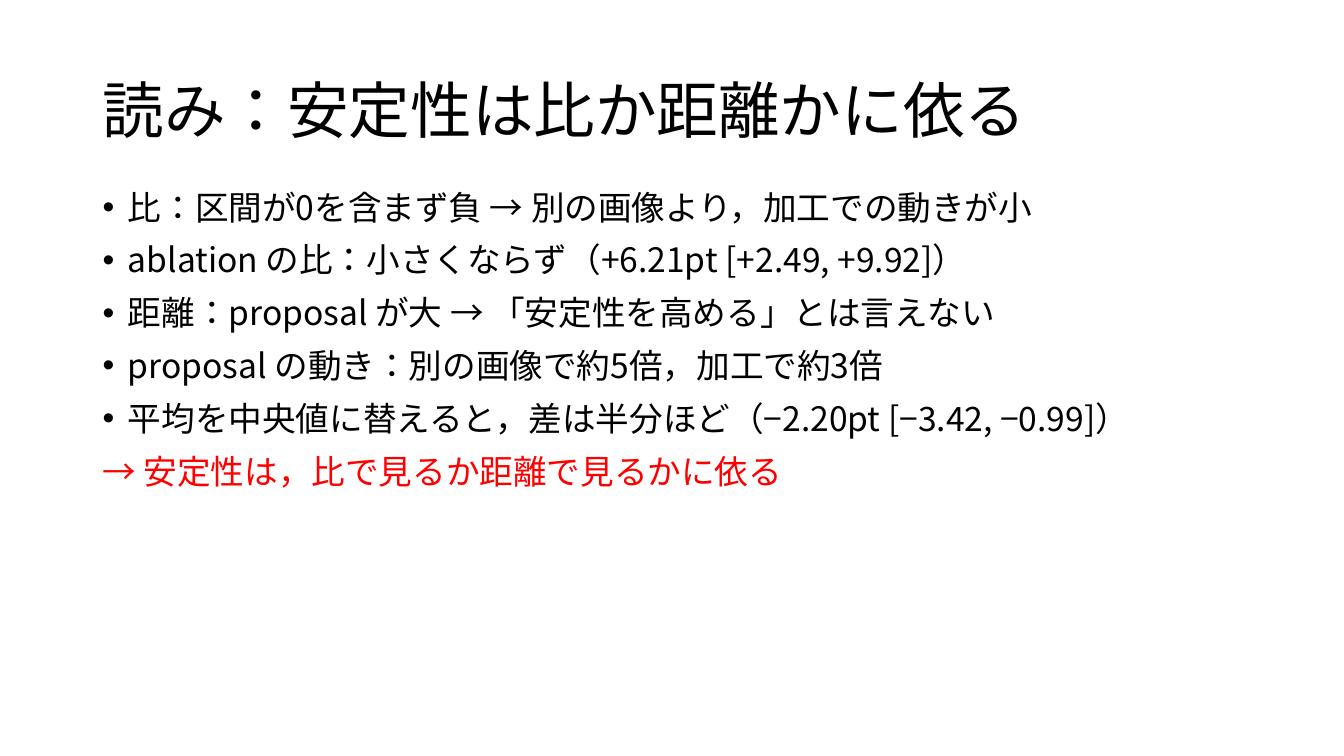
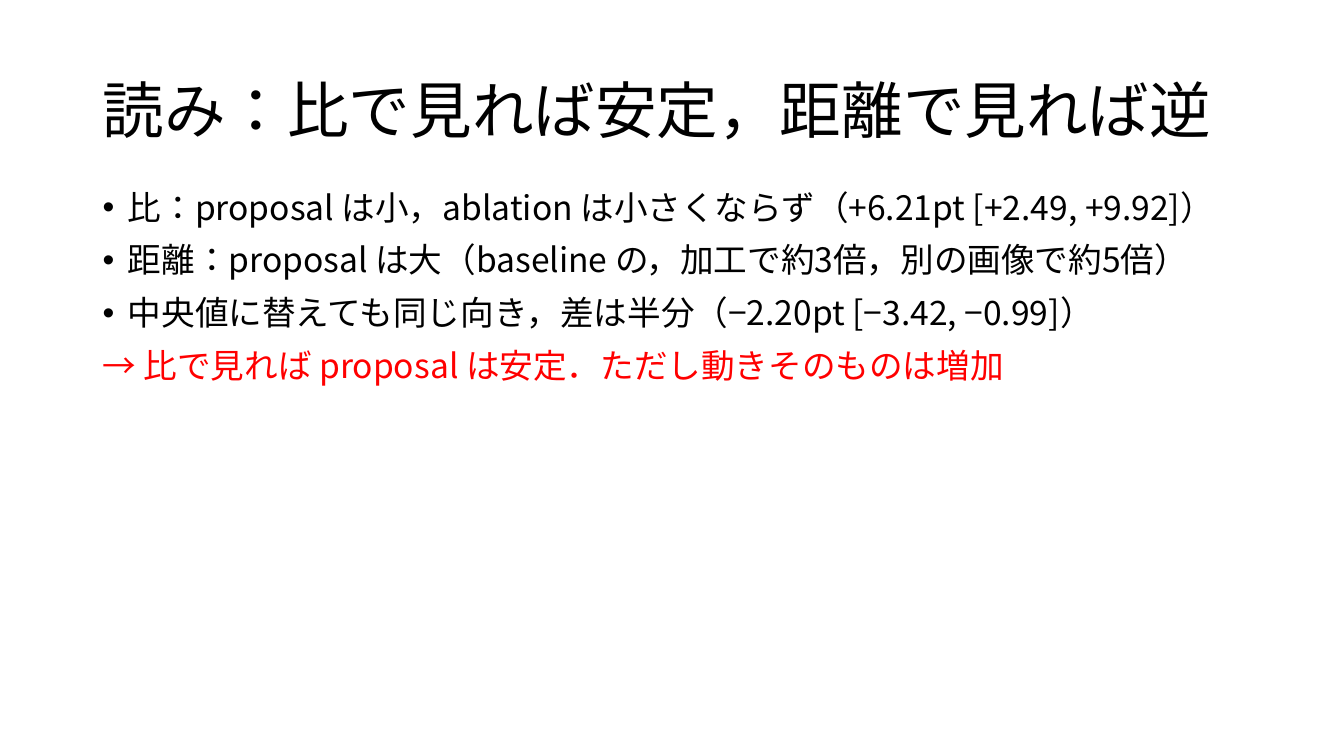
Before and after one commit to tomoking2004/cotar, a slide deck: slide 5 of presentations/20261106_進捗報告.pptx (slide 6 before the commit). Drawn at 1344x756 pixels with LibreOffice and Linux fonts; fonts in the diff are those of the drawing. Boxes give left, top, right and bottom in pixels: in the first picture for what was removed or moved away, otherwise in the second. Text is boxed around its words. In the diff, an @@ line names an element or a change of style, - is before the commit and + after.

```diff
--- a/presentations/20261106_進捗報告.pptx
+++ b/presentations/20261106_進捗報告.pptx
@@ title at (102, 81, 1211, 140): text changed @@
-読み：安定性は比か距離かに依る
+読み：比で見れば安定，距離で見れば逆
@@ text at (128, 191, 1214, 386): text changed @@
-• 比：区間が0を含まず負 → 別の画像より，加工での動きが小
-• ablation の比：小さくならず（+6.21pt [+2.49, +9.92]）
-• 距離：proposal が大 → 「安定性を高める」とは言えない
-• proposal の動き：別の画像で約5倍，加工で約3倍
-• 平均を中央値に替えると，差は半分ほど（−2.20pt [−3.42, −0.99]）
-→ 安定性は，比で見るか距離で見るかに依る
+• 比：proposal は小，ablation は小さくならず（+6.21pt [+2.49, +9.92]）
+• 距離：proposal は大（baseline の，加工で約3倍，別の画像で約5倍）
+• 中央値に替えても同じ向き，差は半分（−2.20pt [−3.42, −0.99]）
+→ 比で見れば proposal は安定．ただし動きそのものは増加
```
Also in this commit, not shown: 2 other slides changed, 1 slide removed, 1 other file.
